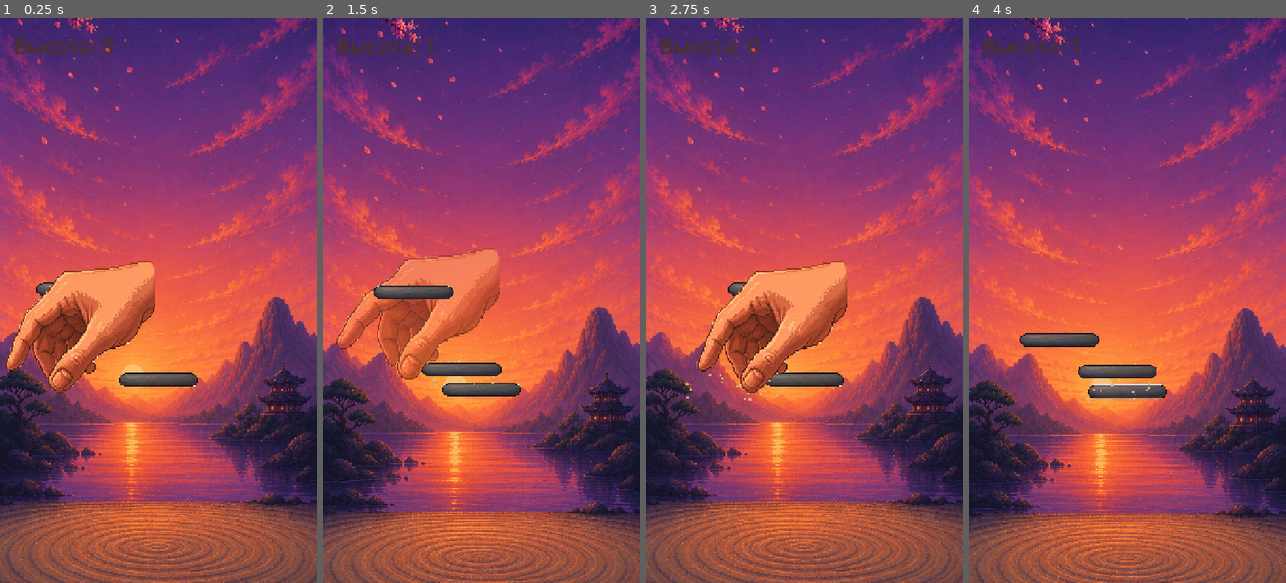
Above: before the commit, frames 1-4 (left to right).
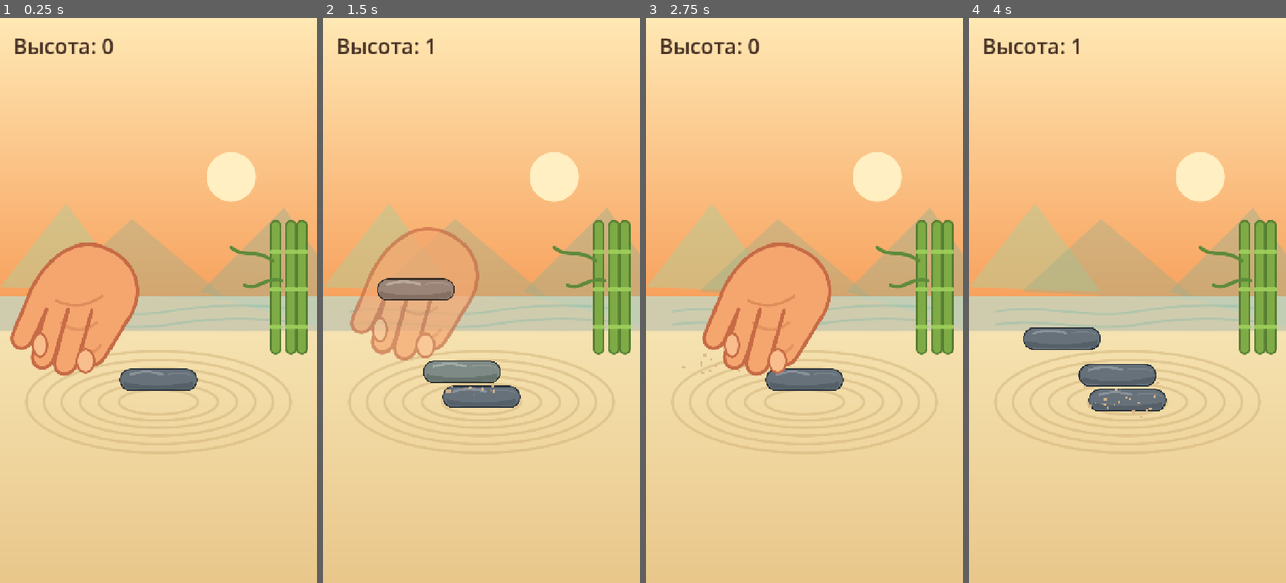
Above: after the commit, the same moments.

Repository: Babaika8/balance-tower
Game: Godot game, scene res://main.tscn
Two runs of this game, one before a commit and one after it. Both use one fixed random seed, a clock stepped at 60 frames per second and the inputs below.
Inputs (mouse positions are in pixels of both pictures, inside the frame that each line leads up to):
- Up to frame 1 (0.25 s): no input
- Up to frame 2 (1.5 s): tap Enter at 0.5 s; move the mouse to (551, 272) at 0.52 s; click (551, 272) at 0.67 s; tap Space at 0.77 s; move the mouse to (418, 328) at 1.27 s; click (418, 328) at 1.42 s
- Up to frame 3 (2.75 s): tap Space at 1.52 s; move the mouse to (836, 176) at 2.02 s; click (836, 176) at 2.17 s
- Up to frame 4 (4 s): move the mouse to (1111, 413) at 2.77 s; click (1111, 413) at 2.92 s; tap Space at 3.02, 3.77 s; move the mouse to (1222, 385) at 3.52 s; click (1222, 385) at 3.67 s

The runs differ from the first frame. In frame 1, 98% of the frame differs, in the area x 0-100%, y 0-100%; in frame 2, 100%; in frame 3, 98%; in frame 4, 100%.

Commit message:
Switch to flat-vector SVG skin (sliced from mockup); screen-fixed bg for 1-screen art
Co-Authored-By: Claude Opus 4.8 <noreply@anthropic.com>

Diff:
--- /dev/null
+++ b/assets/zen/background.svg
@@ -0,0 +1,45 @@
+<svg xmlns="http://www.w3.org/2000/svg" width="720" height="1280" viewBox="0 0 720 1280" role="img">
+  <defs>
+    <linearGradient id="sky" x1="0" y1="0" x2="0" y2="1">
+      <stop offset="0%" stop-color="#FFE9B5"/>
+      <stop offset="50%" stop-color="#F8A15D"/>
+      <stop offset="100%" stop-color="#E96F54"/>
+    </linearGradient>
+    <linearGradient id="sand" x1="0" y1="0" x2="0" y2="1">
+      <stop offset="0%" stop-color="#F6E3B1"/>
+      <stop offset="100%" stop-color="#E9C78B"/>
+    </linearGradient>
+  </defs>
+  <rect x="0" y="0" width="720" height="1280" fill="url(#sky)"/>
+  <circle cx="525" cy="360" r="56" fill="#FFF2C5" opacity="0.95"/>
+  <path d="M0,610 L150,420 L300,620 Z" fill="#B9C891" opacity=".55"/>
+  <path d="M120,620 L300,455 L520,640 Z" fill="#8DAF8E" opacity=".35"/>
+  <path d="M455,620 L645,430 L720,535 L720,700 Z" fill="#9BAF8D" opacity=".45"/>
+  <rect x="0" y="630" width="720" height="120" fill="#BDE0D1" opacity="0.7"/>
+  <path d="M60,665 C170,647 270,683 380,665 S600,647 700,665" fill="none" stroke="#89BCA7" stroke-width="5" opacity=".45"/>
+  <path d="M60,695 C170,677 270,713 380,695 S600,677 700,695" fill="none" stroke="#89BCA7" stroke-width="5" opacity=".45"/>
+  <path d="M60,725 C170,707 270,743 380,725 S600,707 700,725" fill="none" stroke="#89BCA7" stroke-width="5" opacity=".45"/>
+  <rect x="0" y="710" width="720" height="570" fill="url(#sand)"/>
+  <ellipse cx="360" cy="870" rx="300" ry="115" fill="none" stroke="#CFB178" stroke-width="6" opacity="0.5"/>
+  <ellipse cx="360" cy="870" rx="260" ry="95" fill="none" stroke="#CFB178" stroke-width="6" opacity="0.5"/>
+  <ellipse cx="360" cy="870" rx="220" ry="76" fill="none" stroke="#CFB178" stroke-width="6" opacity="0.5"/>
+  <ellipse cx="360" cy="870" rx="178" ry="58" fill="none" stroke="#CFB178" stroke-width="6" opacity="0.5"/>
+  <ellipse cx="360" cy="870" rx="135" ry="42" fill="none" stroke="#CFB178" stroke-width="6" opacity="0.5"/>
+  <ellipse cx="360" cy="870" rx="90" ry="28" fill="none" stroke="#CFB178" stroke-width="6" opacity="0.5"/>
+  <g>
+    <rect x="615" y="460" width="22" height="300" rx="10" fill="#7EAB45" stroke="#557D32" stroke-width="4"/>
+    <rect x="612" y="525" width="28" height="10" rx="5" fill="#9BCB58"/>
+    <rect x="612" y="610" width="28" height="10" rx="5" fill="#9BCB58"/>
+    <rect x="612" y="695" width="28" height="10" rx="5" fill="#9BCB58"/>
+    <rect x="650" y="460" width="22" height="300" rx="10" fill="#7EAB45" stroke="#557D32" stroke-width="4"/>
+    <rect x="647" y="525" width="28" height="10" rx="5" fill="#9BCB58"/>
+    <rect x="647" y="610" width="28" height="10" rx="5" fill="#9BCB58"/>
+    <rect x="647" y="695" width="28" height="10" rx="5" fill="#9BCB58"/>
+    <rect x="675" y="460" width="22" height="300" rx="10" fill="#7EAB45" stroke="#557D32" stroke-width="4"/>
+    <rect x="672" y="525" width="28" height="10" rx="5" fill="#9BCB58"/>
+    <rect x="672" y="610" width="28" height="10" rx="5" fill="#9BCB58"/>
+    <rect x="672" y="695" width="28" height="10" rx="5" fill="#9BCB58"/>
+    <path d="M620,550 C575,520 555,545 525,520" fill="none" stroke="#5D8A3A" stroke-width="8" stroke-linecap="round"/>
+    <path d="M640,595 C600,585 585,620 555,605" fill="none" stroke="#5D8A3A" stroke-width="8" stroke-linecap="round"/>
+  </g>
+</svg>
--- /dev/null
+++ b/assets/zen/hand.svg
@@ -0,0 +1,8 @@
+<svg xmlns="http://www.w3.org/2000/svg" width="258" height="270" viewBox="-12 -86 258 270" role="img">
+  <path d="M160,-55 C210,-35 230,15 203,60 L160,130 C145,155 111,147 119,116 L137,52 L112,140 C103,171 66,165 74,134 L96,50 L72,132 C64,160 30,153 36,126 L59,50 L35,103 C23,126 -8,116 2,90 L33,16 C54,-28 103,-79 160,-55 Z" fill="#F5A66F" stroke="#C66B45" stroke-width="6" stroke-linejoin="round"/>
+  <path d="M76,35 C103,48 129,45 154,27" fill="none" stroke="#C66B45" stroke-width="5" stroke-linecap="round" opacity=".45"/>
+  <path d="M84,73 C104,88 126,88 145,73" fill="none" stroke="#C66B45" stroke-width="5" stroke-linecap="round" opacity=".35"/>
+  <path d="M116,118 C128,128 145,124 151,111" fill="none" stroke="#C66B45" stroke-width="5" stroke-linecap="round" opacity=".35"/>
+  <ellipse cx="48" cy="111" rx="12" ry="20" fill="#F9BE8D" stroke="#C66B45" stroke-width="4"/>
+  <ellipse cx="126" cy="138" rx="15" ry="20" fill="#F9BE8D" stroke="#C66B45" stroke-width="4"/>
+</svg>
--- /dev/null
+++ b/assets/zen/stone.svg
@@ -0,0 +1,6 @@
+<svg xmlns="http://www.w3.org/2000/svg" width="253" height="76" viewBox="-4 -4 253 76" role="img">
+  <rect x="0" y="0" width="245" height="68" rx="34" fill="#66717A" stroke="#28313A" stroke-width="4"/>
+  <path d="M10,39.44 C70,57.8 165,55.76 235,38.08 L235,58 C175,68 70,68 10,58 Z" fill="#38404A" opacity=".35"/>
+  <path d="M32,17 C75,3.4 105,8.16 135,16.32" fill="none" stroke="#A8ADB2" stroke-width="8" stroke-linecap="round" opacity=".55"/>
+  <path d="M155,15.64 C185,9.52 216,12.24 230,20.4" fill="none" stroke="#A8ADB2" stroke-width="4" stroke-linecap="round" opacity=".25"/>
+</svg>
--- /dev/null
+++ b/assets/zen/stone2.svg
@@ -0,0 +1,6 @@
+<svg xmlns="http://www.w3.org/2000/svg" width="253" height="76" viewBox="-4 -4 253 76" role="img">
+  <rect x="0" y="0" width="245" height="68" rx="34" fill="#7E8A86" stroke="#2C332F" stroke-width="4"/>
+  <path d="M10,39.44 C70,57.8 165,55.76 235,38.08 L235,58 C175,68 70,68 10,58 Z" fill="#3C463F" opacity=".35"/>
+  <path d="M32,17 C75,3.4 105,8.16 135,16.32" fill="none" stroke="#BFC6BF" stroke-width="8" stroke-linecap="round" opacity=".55"/>
+  <path d="M155,15.64 C185,9.52 216,12.24 230,20.4" fill="none" stroke="#BFC6BF" stroke-width="4" stroke-linecap="round" opacity=".25"/>
+</svg>
--- /dev/null
+++ b/assets/zen/stone3.svg
@@ -0,0 +1,6 @@
+<svg xmlns="http://www.w3.org/2000/svg" width="253" height="76" viewBox="-4 -4 253 76" role="img">
+  <rect x="0" y="0" width="245" height="68" rx="34" fill="#9A8478" stroke="#3A2E27" stroke-width="4"/>
+  <path d="M10,39.44 C70,57.8 165,55.76 235,38.08 L235,58 C175,68 70,68 10,58 Z" fill="#5A463C" opacity=".35"/>
+  <path d="M32,17 C75,3.4 105,8.16 135,16.32" fill="none" stroke="#D8C8BC" stroke-width="8" stroke-linecap="round" opacity=".55"/>
+  <path d="M155,15.64 C185,9.52 216,12.24 230,20.4" fill="none" stroke="#D8C8BC" stroke-width="4" stroke-linecap="round" opacity=".25"/>
+</svg>
--- a/game.gd
+++ b/game.gd
@@ -81,8 +81,21 @@
 # ---------- Сцена / окружение ----------
 
 func _setup_background() -> void:
+	var bg_tex: Texture2D = theme.get("background")
+	# Фон ~в один экран — крепим к экрану; высокий — пускаем в мир (едет вниз).
+	if bg_tex and bg_tex.get_height() < bg_tex.get_width() * 2.2:
+		var flayer := CanvasLayer.new()
+		flayer.layer = -10
+		add_child(flayer)
+		var frect := TextureRect.new()
+		frect.texture = bg_tex
+		frect.stretch_mode = TextureRect.STRETCH_KEEP_ASPECT_COVERED
+		frect.set_anchors_and_offsets_preset(Control.PRESET_FULL_RECT)
+		flayer.add_child(frect)
+		RenderingServer.set_default_clear_color(_top_color(bg_tex))
+		return
+
 	# Высокий фон-картинка живёт в мире и едет вниз, пока камера поднимается.
-	var bg_tex: Texture2D = theme.get("background")
 	if bg_tex:
 		var bg := Sprite2D.new()
 		bg.texture = bg_tex
@@ -417,14 +430,12 @@
 func _load_theme() -> void:
 	theme = {
 		"stones": [],
-		"hand": _tex(THEME_DIR + "hand1.png"),       # кадр «держит»
-		"hand_release": _tex(THEME_DIR + "hand2.png"),  # кадр «отпустил»
-		"background": _tex(THEME_DIR + "background.png"),
-		"pedestal": _tex(THEME_DIR + "pedestal.png"),
+		"hand": _tex(THEME_DIR + "hand.svg"),
+		"hand_release": null,
+		"background": _tex(THEME_DIR + "background.svg"),
+		"pedestal": _tex(THEME_DIR + "pedestal.svg"),
 	}
-	if theme["hand"] == null:
-		theme["hand"] = _tex(THEME_DIR + "hand.png")
-	for n in ["stone.png", "stone2.png", "stone3.png", "stone4.png"]:
+	for n in ["stone.svg", "stone2.svg", "stone3.svg", "stone4.svg"]:
 		var t := _tex(THEME_DIR + n)
 		if t:
 			theme["stones"].append(t)
Binary file removed: assets/zen/background.png
Not shown, changed: assets/zen/background.svg.import
Not shown, changed: assets/zen/hand.svg.import
Binary file removed: assets/zen/hand1.png
Binary file removed: assets/zen/hand2.png
Binary file removed: assets/zen/stone.png
Not shown, changed: assets/zen/stone.svg.import
Not shown, changed: assets/zen/stone2.svg.import
Not shown, added: assets/zen/stone3.svg.import
Not shown, changed: build/web/index.html
Not shown, changed: build/web/index.pck
